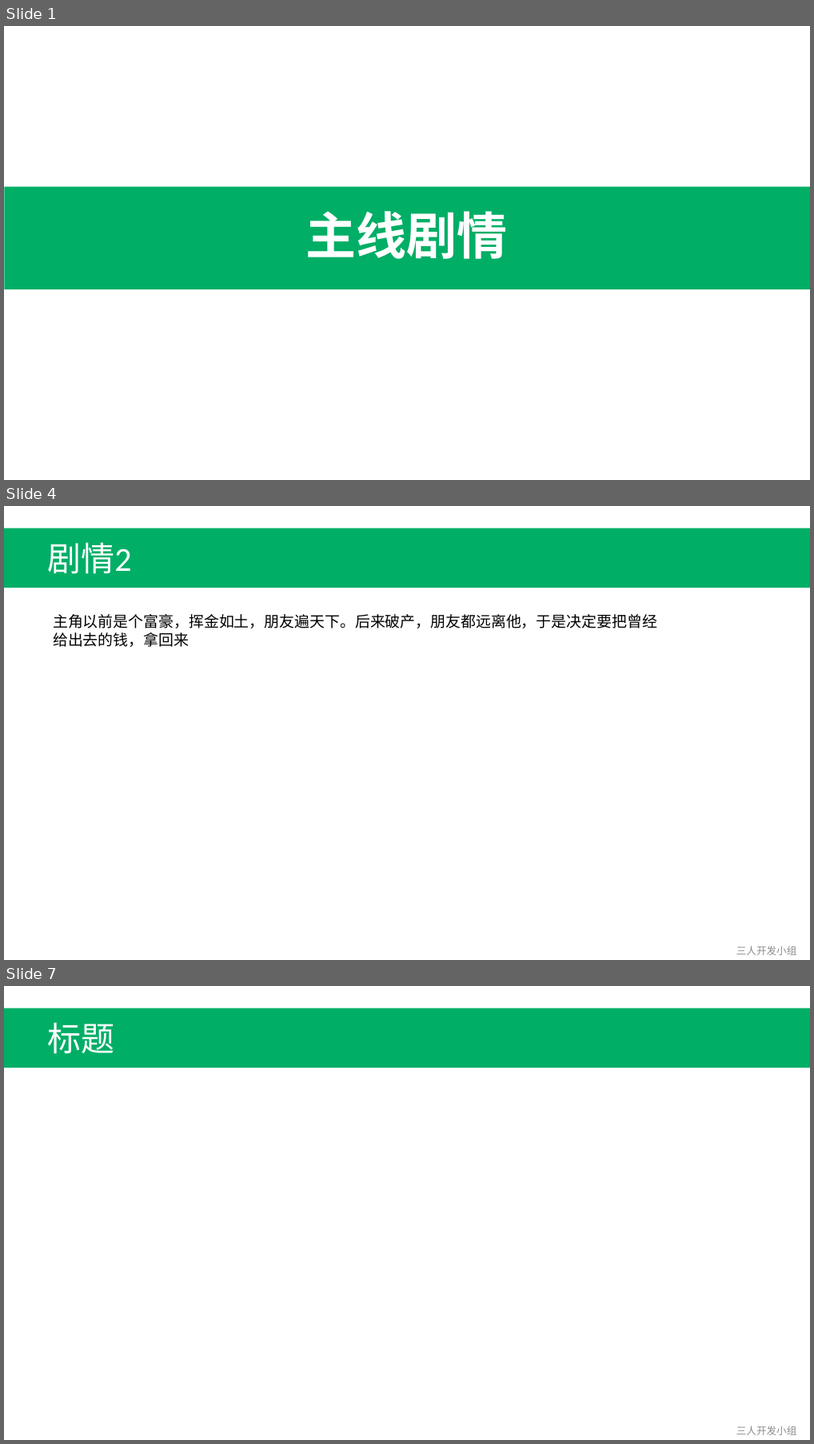
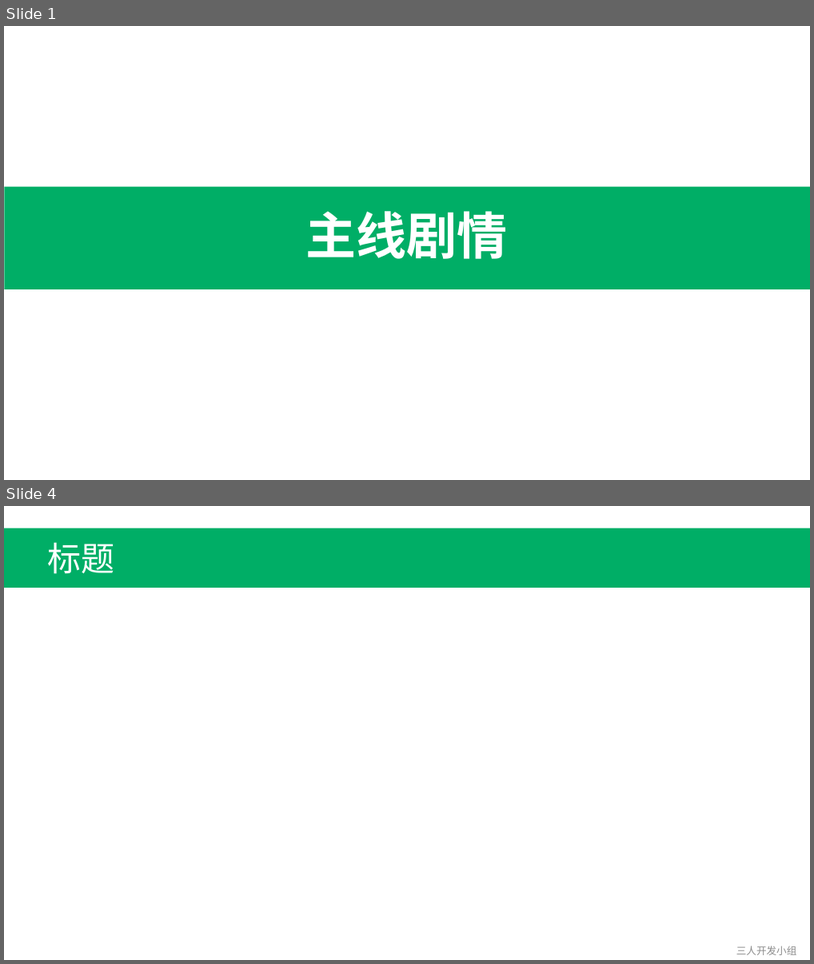
Before and after one commit to Fordebt/Give-me-my-money, a slide deck: 主线剧情.pptx. Shown one above the other, each under a label of ours: slides 1, 4 and 7 before the commit, slides 1 and 4 after it; the slides between them are not shown. The pictures are 814x1444 and 814x964 pixels, drawn with LibreOffice and Linux fonts; fonts in the diff are those of the drawing. Boxes give left, top, right and bottom in pixels: in the first picture for what was removed or moved away, otherwise in the second. Text is boxed around its words. In the diff, an @@ line names an element or a change of style, - is before the commit and + after.

```diff
--- a/主线剧情.pptx
+++ b/主线剧情.pptx
@@ slide 4 removed at <box>4,506,810,960</box>, background #FFFFFF @@
@@ rectangle removed at <box>4,528,810,587</box> @@
@@ text removed at <box>48,542,132,574</box> @@
-剧情2
@@ text removed at <box>53,614,658,647</box> @@
-主角以前是个富豪，挥金如土，朋友遍天下。后来破产，朋友都远离他，于是决定要把曾经给出去的钱，拿回来
@@ text removed at <box>737,945,798,955</box> @@
-三人开发小组
@@ what was slide 7 is now slide 4 @@
```
Also in this commit, not shown: 2 slides changed, 2 other slides removed, 6 other files.
